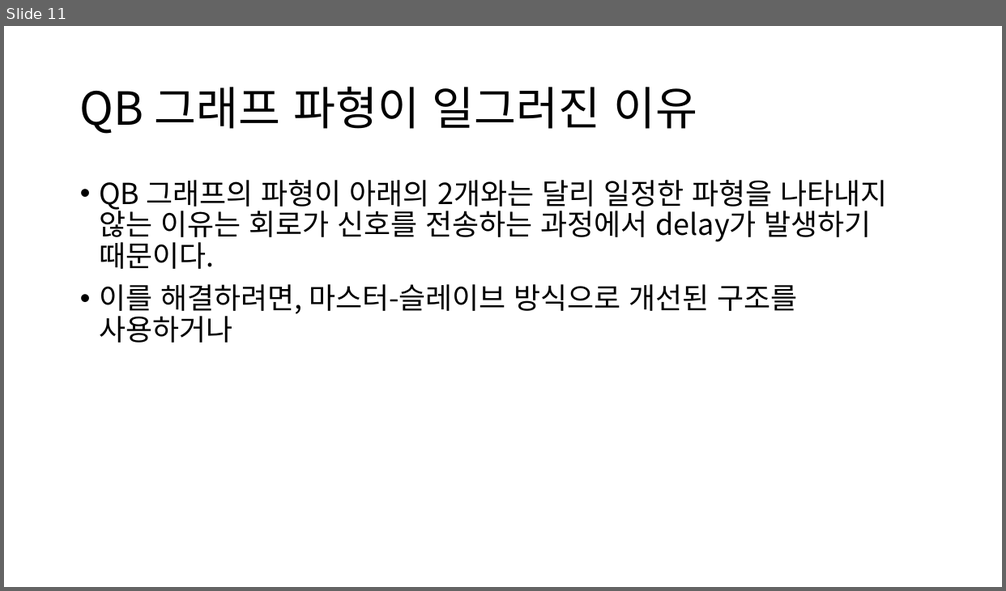
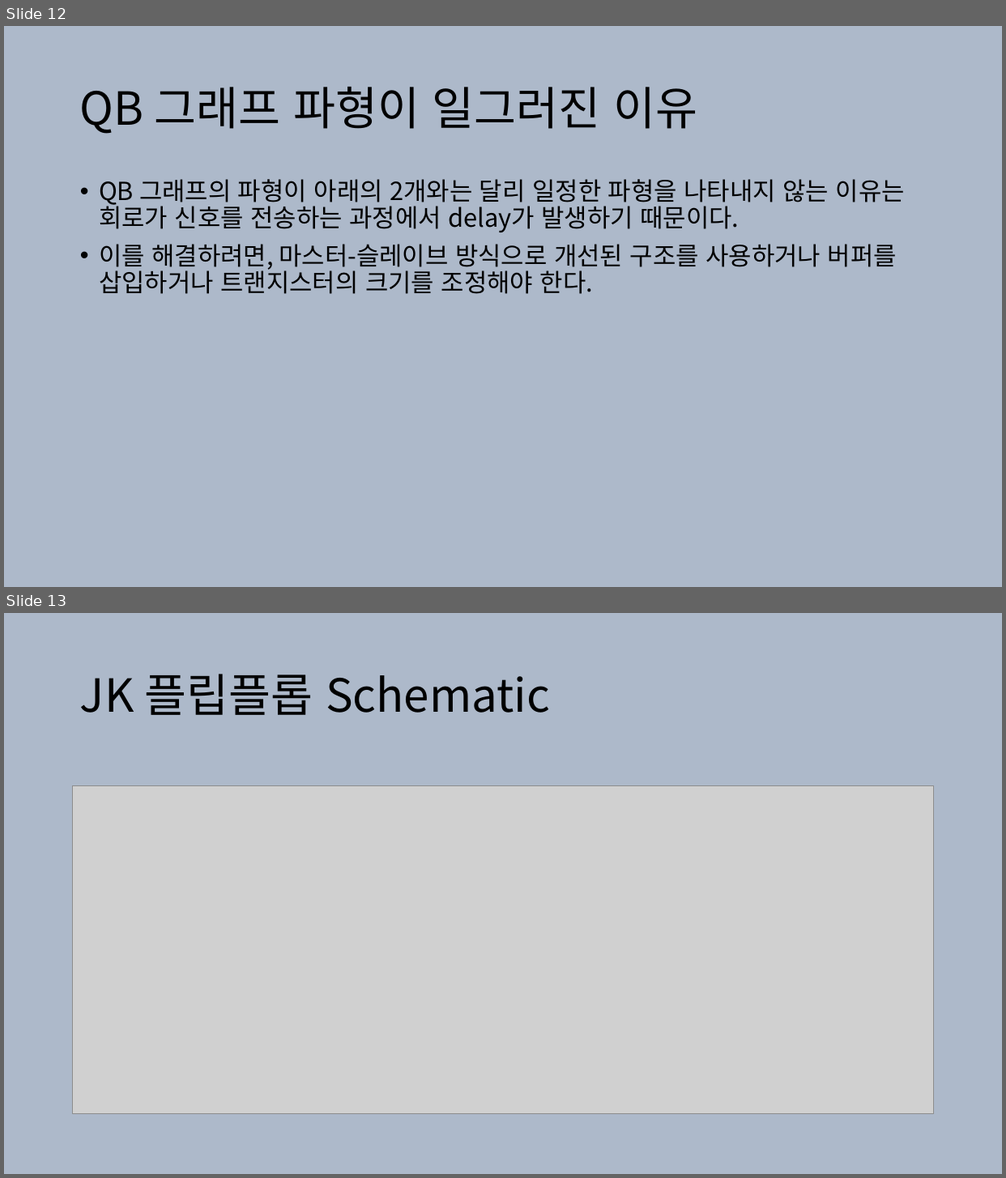
Before and after one commit to jwl1109/IOT, a slide deck: VLSI design 설계 실습/2025-05-28.pptx. Shown one above the other, each under a label of ours: slide 11 before the commit, slides 12 and 13 after it. The pictures are 1006x591 and 1006x1178 pixels, drawn with LibreOffice and Linux fonts; fonts in the diff are those of the drawing; grey boxes stand for pictures. Boxes give left, top, right and bottom in pixels: in the first picture for what was removed or moved away, otherwise in the second. Text is boxed around its words. In the diff, an @@ line names an element or a change of style, - is before the commit and + after.

```diff
--- a/VLSI design 설계 실습/2025-05-28.pptx
+++ b/VLSI design 설계 실습/2025-05-28.pptx
@@ slide 13 added at [4,613,1002,1174], background #ADB9CA @@
@@ title added at [80,674,550,715], 44 pt, text #000000 @@
+JK 플립플롭 Schematic
@@ picture added at [73,786,934,1114] @@
@@ what was slide 11 is now slide 12 @@
@@ slide 12 changed as well @@
@@ background #FFFFFF to #ADB9CA @@
@@ text at [99,179,905,233]: size 28 to 24 pt in "QB 그래프의 파형이 아래의 2개와는 달리 일정한 ..." @@
@@ text at [99,244,897,294]: text changed; size 28 to 24 pt @@
-• 이를 해결하려면, 마스터-슬레이브 방식으로 개선된 구조를 사용하거나
+• 이를 해결하려면, 마스터-슬레이브 방식으로 개선된 구조를 사용하거나 버퍼를 삽입하거나 트랜지스터의 크기를 조정해야 한다.
```
Also in this commit, not shown: 12 other slides changed, 8 other slides added, 8 slides removed, 4 other files.
